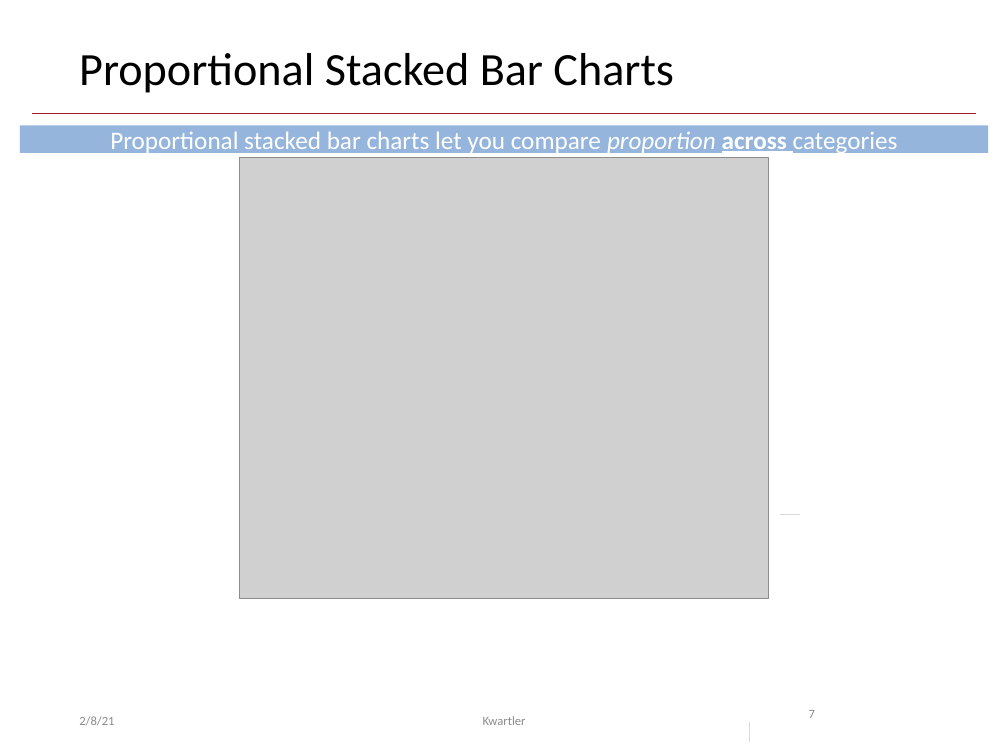
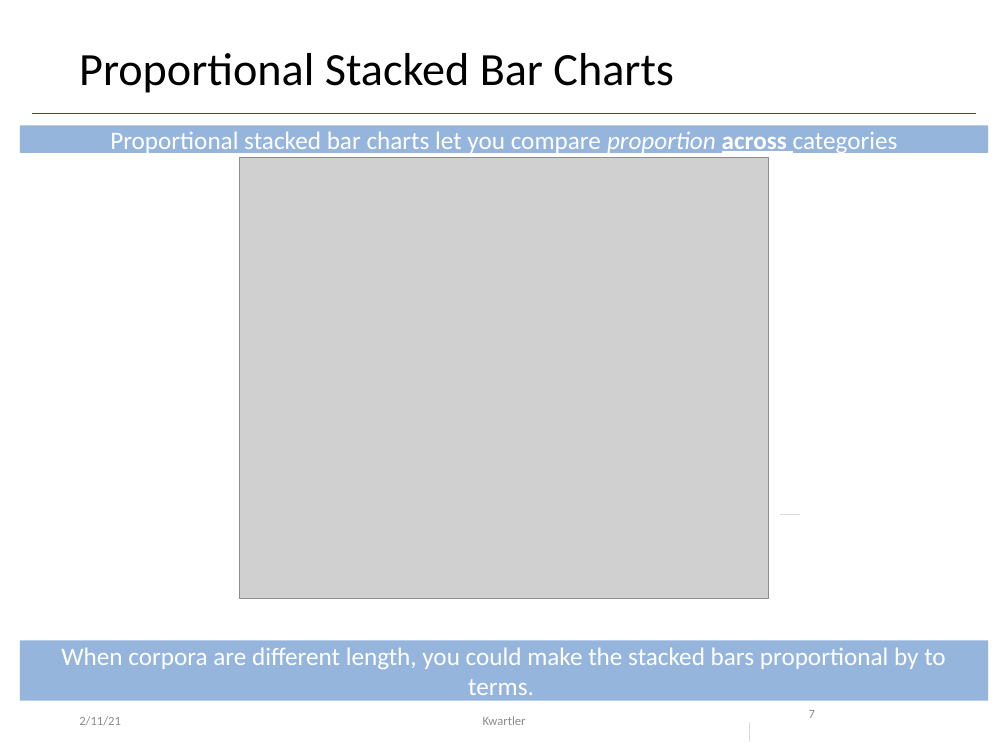
Before and after one commit to kwartler/Harvard_NLP_Student, a slide deck: slide 7 of lessons/C_PreProcessingTxt_BOW/Class3A_Freq_Assocs.pptx. Drawn at 1008x756 pixels with LibreOffice and Linux fonts; fonts in the diff are those of the drawing; grey boxes stand for pictures. Boxes give left, top, right and bottom in pixels: in the first picture for what was removed or moved away, otherwise in the second. Text is boxed around its words. In the diff, an @@ line names an element or a change of style, - is before the commit and + after.

```diff
--- a/lessons/C_PreProcessingTxt_BOW/Class3A_Freq_Assocs.pptx
+++ b/lessons/C_PreProcessingTxt_BOW/Class3A_Freq_Assocs.pptx
@@ rectangle added at [20, 640, 989, 701], fill #95B5DC, 18 pt, text #FFFFFF @@
+When corpora are different length, you could make the stacked bars proportional by to terms.
@@ text at [79, 716, 121, 726]: text changed @@
-2/8/21
+2/11/21
```
Also in this commit, not shown: 16 other slides changed, 1 other file.
